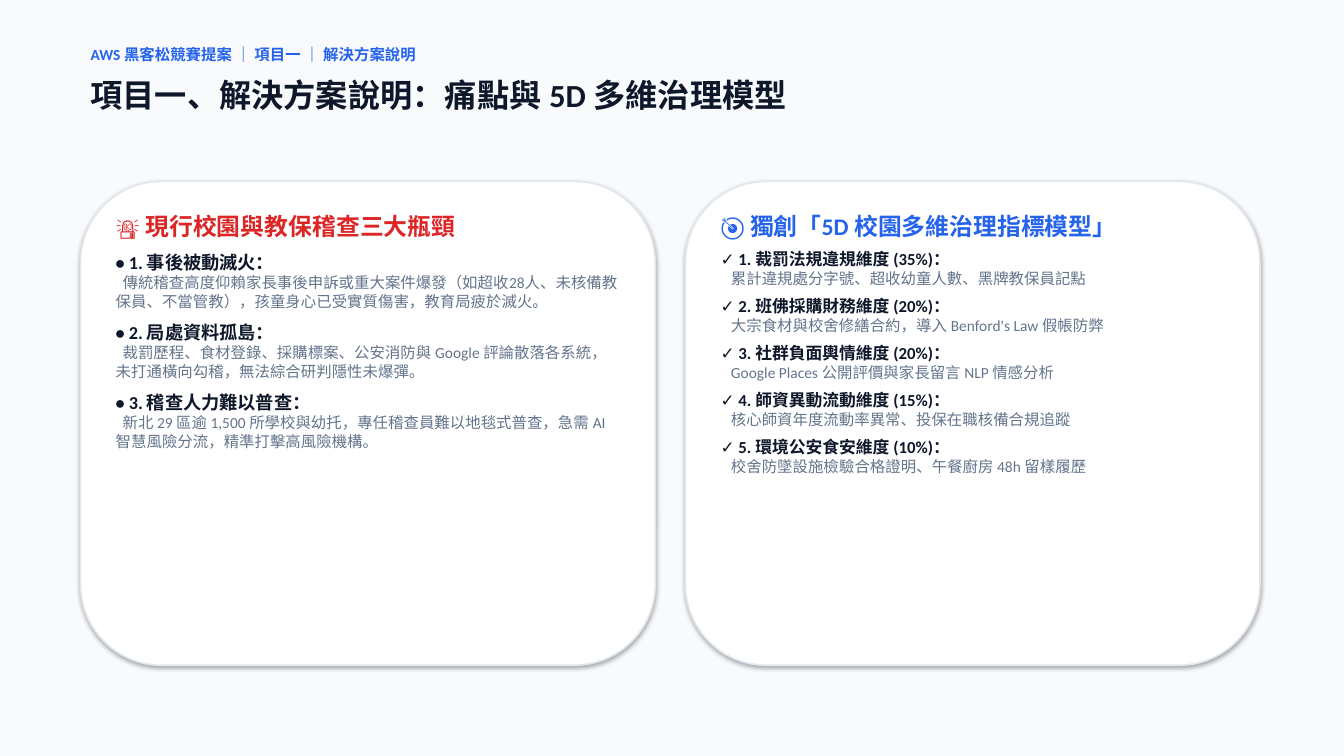
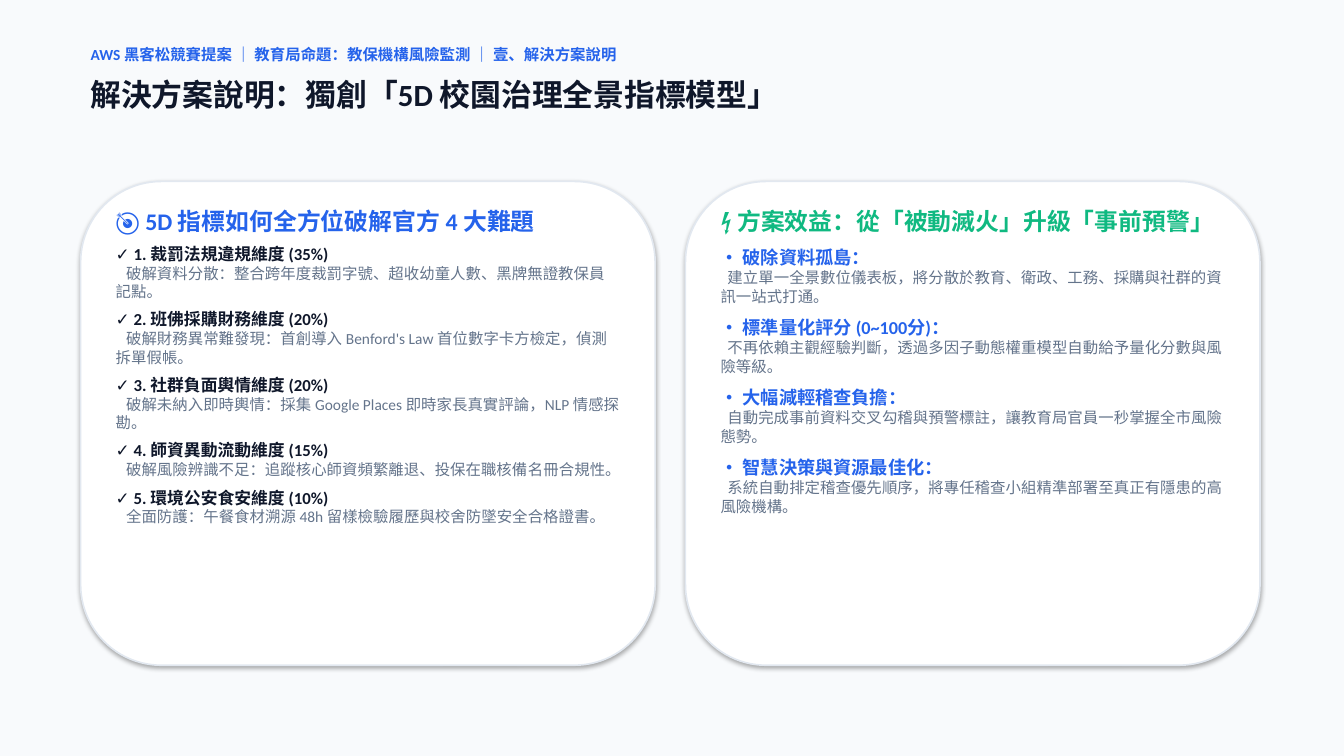
Before and after one commit to oscarlin9398-debug/smart-watchdog, a slide deck: slide 3 of 新北市校園治理情報平台_提案簡報.pptx. Drawn at 1344x756 pixels with LibreOffice and Linux fonts; fonts in the diff are those of the drawing. Boxes give left, top, right and bottom in pixels: in the first picture for what was removed or moved away, otherwise in the second. Text is boxed around its words. In the diff, an @@ line names an element or a change of style, - is before the commit and + after.

```diff
--- a/新北市校園治理情報平台_提案簡報.pptx
+++ b/新北市校園治理情報平台_提案簡報.pptx
@@ text at [91,45,616,65]: text changed @@
-AWS 黑客松競賽提案 ｜ 項目一 ｜ 解決方案說明
+AWS 黑客松競賽提案 ｜ 教育局命題：教保機構風險監測 ｜ 壹、解決方案說明
@@ text at [91,79,778,109]: text changed; size 23 to 22 pt @@
-項目一、解決方案說明：痛點與 5D 多維治理模型
+解決方案說明：獨創「5D 校園治理全景指標模型」
@@ text at [116,209,621,524]: text changed @@
-🚨 現行校園與教保稽查三大瓶頸
-• 1. 事後被動滅火：
-傳統稽查高度仰賴家長事後申訴或重大案件爆發（如超收28人、未核備教保員、不當管教），孩童身心已受實質傷害，教育局疲於滅火。
-• 2. 局處資料孤島：
-裁罰歷程、食材登錄、採購標案、公安消防與 Google 評論散落各系統，未打通橫向勾稽，無法綜合研判隱性未爆彈。
-• 3. 稽查人力難以普查：
-新北 29 區逾 1,500 所學校與幼托，專任稽查員難以地毯式普查，急需 AI 智慧風險分流，精準打擊高風險機構。
+🎯 5D 指標如何全方位破解官方 4 大難題
+✓ 1. 裁罰法規違規維度 (35%)
+破解資料分散：整合跨年度裁罰字號、超收幼童人數、黑牌無證教保員記點。
+✓ 2. 班佛採購財務維度 (20%)
+破解財務異常難發現：首創導入 Benford's Law 首位數字卡方檢定，偵測拆單假帳。
+✓ 3. 社群負面輿情維度 (20%)
+破解未納入即時輿情：採集 Google Places 即時家長真實評論，NLP 情感探勘。
+✓ 4. 師資異動流動維度 (15%)
+破解風險辨識不足：追蹤核心師資頻繁離退、投保在職核備名冊合規性。
+✓ 5. 環境公安食安維度 (10%)
+全面防護：午餐食材溯源 48h 留樣檢驗履歷與校舍防墜安全合格證書。
@@ text at [721,209,1222,513]: text changed @@
-🎯 獨創「5D 校園多維治理指標模型」
-✓ 1. 裁罰法規違規維度 (35%)：
-累計違規處分字號、超收幼童人數、黑牌教保員記點
-✓ 2. 班佛採購財務維度 (20%)：
-大宗食材與校舍修繕合約，導入 Benford's Law 假帳防弊
-✓ 3. 社群負面輿情維度 (20%)：
-Google Places 公開評價與家長留言 NLP 情感分析
-✓ 4. 師資異動流動維度 (15%)：
-核心師資年度流動率異常、投保在職核備合規追蹤
-✓ 5. 環境公安食安維度 (10%)：
-校舍防墜設施檢驗合格證明、午餐廚房 48h 留樣履歷
+⚡ 方案效益：從「被動滅火」升級「事前預警」
+• 破除資料孤島：
+建立單一全景數位儀表板，將分散於教育、衛政、工務、採購與社群的資訊一站式打通。
+• 標準量化評分 (0~100分)：
+不再依賴主觀經驗判斷，透過多因子動態權重模型自動給予量化分數與風險等級。
+• 大幅減輕稽查負擔：
+自動完成事前資料交叉勾稽與預警標註，讓教育局官員一秒掌握全市風險態勢。
+• 智慧決策與資源最佳化：
+系統自動排定稽查優先順序，將專任稽查小組精準部署至真正有隱患的高風險機構。
```
Also in this commit, not shown: 9 other slides changed, 3 other files.
